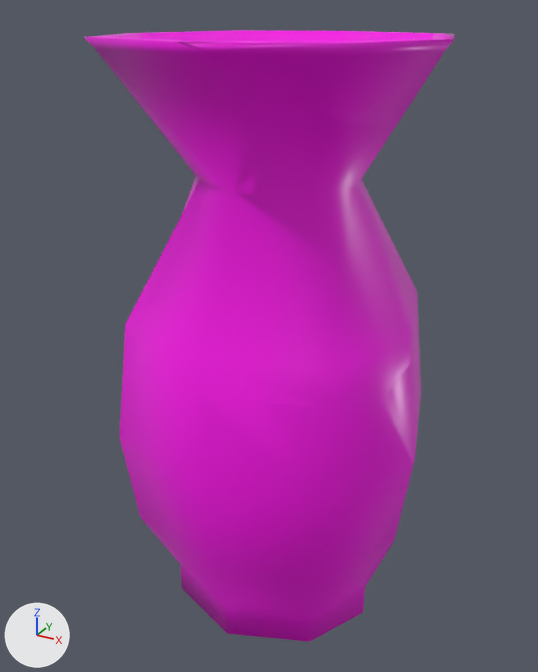
Two versions of the FBX model Rat House Guest/Assets/__HouseGuestProject/Models/LivingRoom/Vase - Proxy.fbx, one commit apart.
Before and after are seen from a 50 mm camera at (-6.266, -0.903, 1.166) aimed at (-6.888, 0.227, 0.601). Arrows for +X, +Y and +Z are at lower left; the lights stay in place.

Before the edit, the objects in view are built like this:
```python
ob_vase = bpy.data.objects.new('Vase', me_mesh_082)
ob_vase.location = (-6.868, 0.224, 0.61)
ob_vase_cell = bpy.data.objects.new('Vase_cell', me_vase_cell_005)
ob_vase_cell.location = (-6.858, 0.333, 0.437)
ob_vase_cell_001 = bpy.data.objects.new('Vase_cell.001', me_vase_cell_006)
ob_vase_cell_001.location = (-6.883, 0.149, 0.329)
ob_vase_cell_002 = bpy.data.objects.new('Vase_cell.002', me_vase_cell_001)
ob_vase_cell_002.location = (-6.87, 0.212, 0.824)
ob_vase_cell_003 = bpy.data.objects.new('Vase_cell.003', me_vase_cell_002)
ob_vase_cell_003.location = (-6.714, 0.227, 1.083)
ob_vase_cell_004 = bpy.data.objects.new('Vase_cell.004', me_vase_cell_003)
ob_vase_cell_004.location = (-6.971, 0.292, 1.015)
```
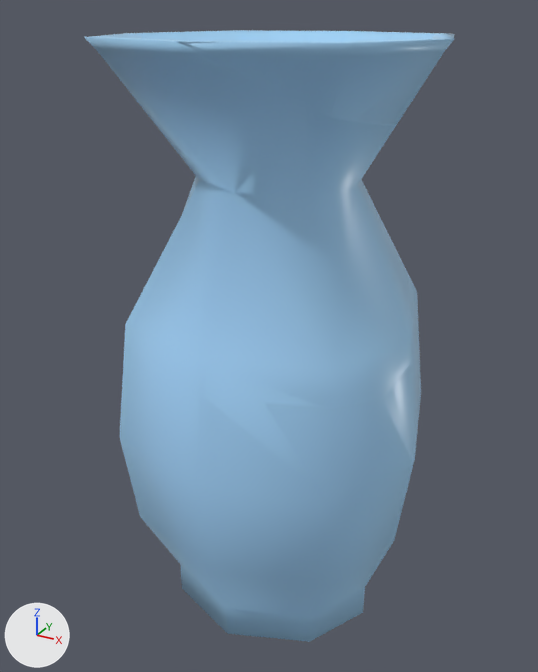
Where the newer file only moved an object's origin or applied its transform, the numbers keep the older frame.

Changed parts and their boxes [x1, y1, x2, y2] in the pictures (538 x 672 px):
'Vase', recoloured (pink to blue): [84, 31, 454, 633] in both
'Vase_cell.002', recoloured (pink to blue): [184, 54, 413, 407] in both
'Vase_cell.001', recoloured (pink to blue): [197, 397, 413, 642] in both
'Vase_cell.003', recoloured: [178, 39, 454, 125] in both
'Vase_cell', recoloured (pink to blue): [384, 268, 421, 465] in both
'Vase_cell.004', recoloured (pink to blue): [111, 30, 398, 42] in both

The change, as a diff of the scene's bpy script:
```diff
--- a/Rat House Guest/Assets/__HouseGuestProject/Models/LivingRoom/Vase - Proxy.fbx.py
+++ b/Rat House Guest/Assets/__HouseGuestProject/Models/LivingRoom/Vase - Proxy.fbx.py
@@ mat_material_088 @@
+mat_material_088 = principled_material('Material.088')
+mat_material_088.base_color = (0.392, 0.704, 1.0)  # blue #a8daff
+mat_material_088.roughness = 0.335
@@ me_vase_cell_006 @@
 me_vase_cell_006.from_pydata(...)  # 66 vertices, 41 faces; spans x -0.272..0.301, y -0.206..0.234, z -0.278..0.276
-me_vase_cell_006.materials.append(mat_material_061)  # pink #ff00eb
+me_vase_cell_006.materials.append(mat_material_088)  # blue #a8daff
@@ me_mesh_082 @@
 me_mesh_082.from_pydata(...)  # 96 vertices, 90 faces; spans x -0.288..0.289, y -0.281..0.296, z -0.559..0.517
-me_mesh_082.materials.append(mat_material_061)  # pink #ff00eb
+me_mesh_082.materials.append(mat_material_088)  # blue #a8daff
@@ me_vase_cell_005 @@
 me_vase_cell_005.from_pydata(...)  # 71 vertices, 41 faces; spans x -0.293..0.277, y -0.197..0.186, z -0.386..0.277
-me_vase_cell_005.materials.append(mat_material_061)  # pink #ff00eb
+me_vase_cell_005.materials.append(mat_material_088)  # blue #a8daff
@@ me_vase_cell_001 @@
 me_vase_cell_001.from_pydata(...)  # 107 vertices, 53 faces; spans x -0.275..0.268, y -0.268..0.256, z -0.31..0.303
-me_vase_cell_001.materials.append(mat_material_061)  # pink #ff00eb
+me_vase_cell_001.materials.append(mat_material_088)  # blue #a8daff
@@ me_vase_cell_003 @@
 me_vase_cell_003.from_pydata(...)  # 46 vertices, 23 faces; spans x -0.185..0.222, y -0.29..0.229, z -0.356..0.113
-me_vase_cell_003.materials.append(mat_material_061)  # pink #ff00eb
+me_vase_cell_003.materials.append(mat_material_088)  # blue #a8daff
@@ me_vase_cell_002 @@
 me_vase_cell_002.from_pydata(...)  # 32 vertices, 16 faces; spans x -0.153..0.135, y -0.284..0.256, z -0.077..0.045
-me_vase_cell_002.materials.append(mat_material_061)  # pink #ff00eb
+me_vase_cell_002.materials.append(mat_material_088)  # blue #a8daff
```
